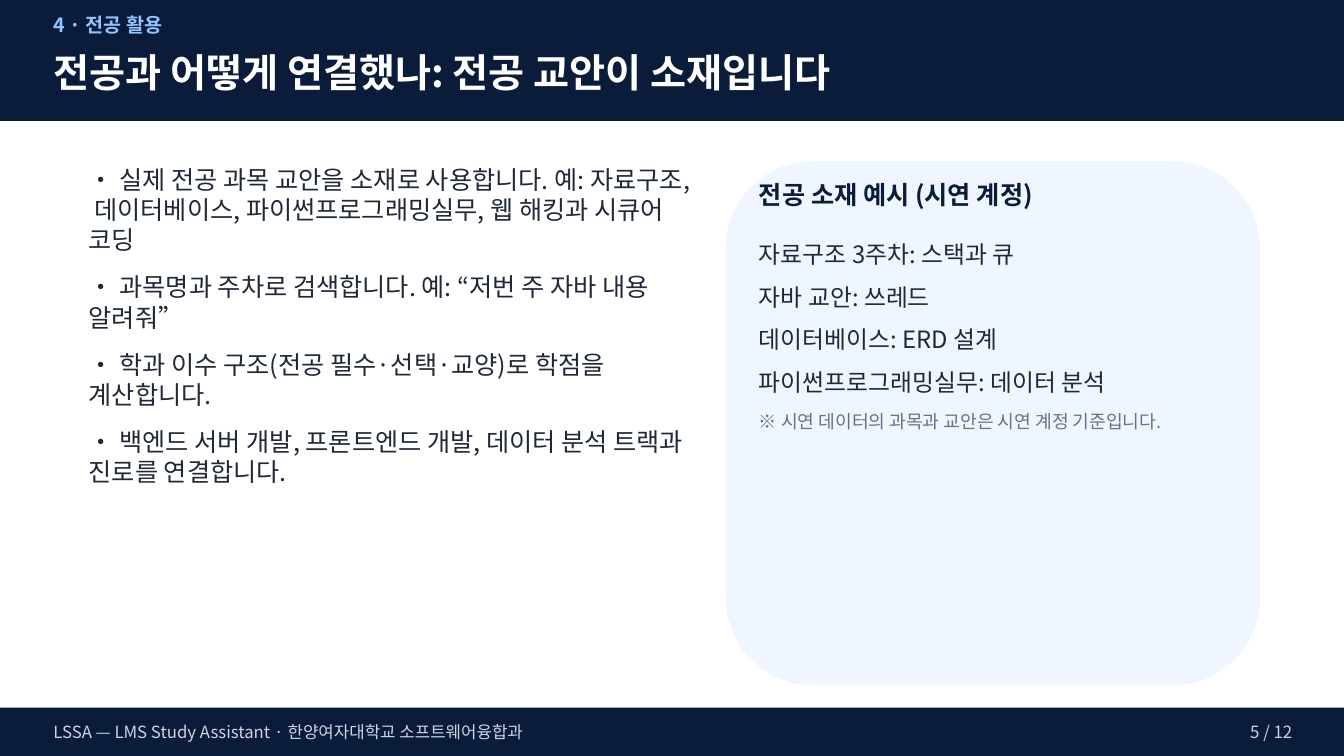
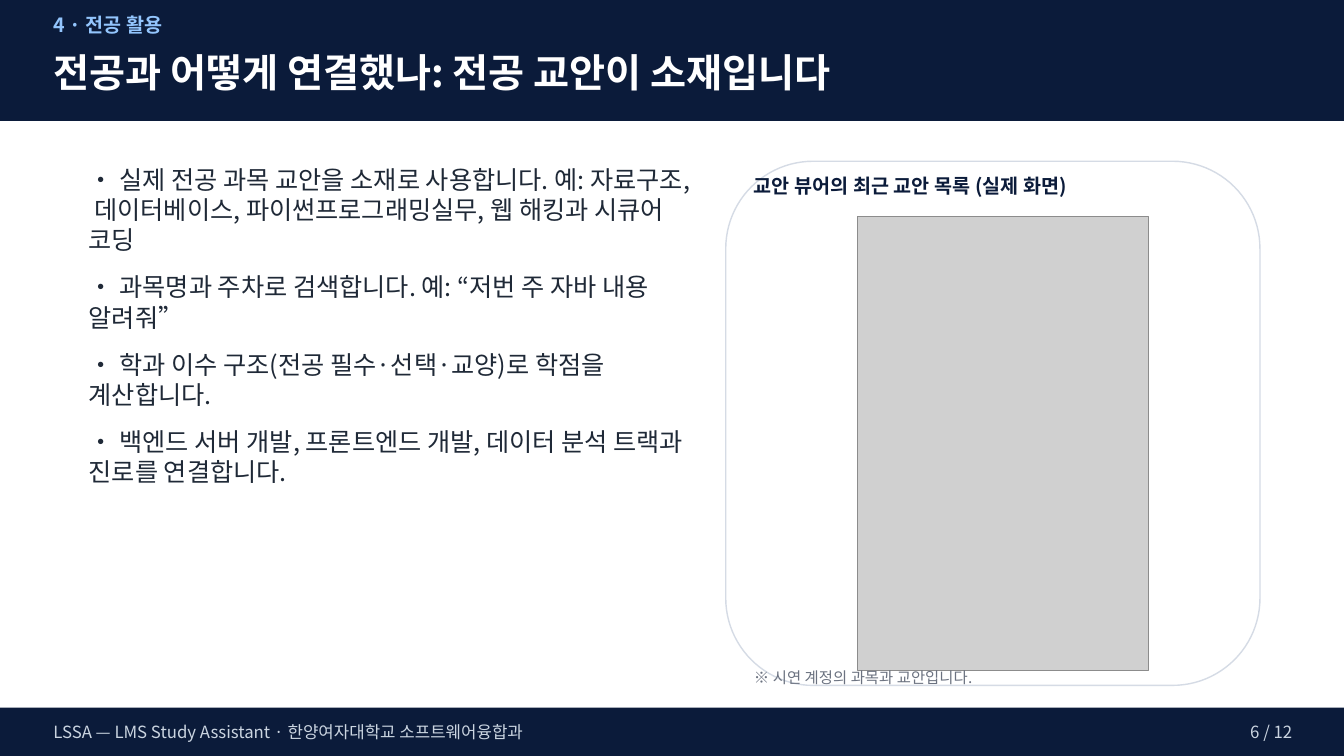
Before and after one commit to arlen-up/Study_assistance, a slide deck: slide 6 of docs/발표자료/최종/LSSA_심사_최종.pptx (slide 5 before the commit). Drawn at 1344x756 pixels with LibreOffice and Linux fonts; fonts in the diff are those of the drawing; grey boxes stand for pictures. Boxes give left, top, right and bottom in pixels: in the first picture for what was removed or moved away, otherwise in the second. Text is boxed around its words. In the diff, an @@ line names an element or a change of style, - is before the commit and + after.

```diff
--- a/docs/발표자료/최종/LSSA_심사_최종.pptx
+++ b/docs/발표자료/최종/LSSA_심사_최종.pptx
@@ rounded rectangle at [726,161,1260,686]: fill #EFF6FF to #FFFFFF; outline none to #D5DBE5 1 pt @@
@@ text added at [754,173,1067,197], 14 pt, text #0B1B3A, bold @@
+교안 뷰어의 최근 교안 목록 (실제 화면)
@@ text removed at [759,183,1033,209] @@
-전공 소재 예시 (시연 계정)
@@ picture added at [857,217,1148,670] @@
@@ text removed at [759,243,1161,430] @@
-자료구조 3주차: 스택과 큐
-자바 교안: 쓰레드
-데이터베이스: ERD 설계
-파이썬프로그래밍실무: 데이터 분석
-※ 시연 데이터의 과목과 교안은 시연 계정 기준입니다.
@@ text added at [773,668,973,685], 11 pt, text #6B7280 @@
+※ 시연 계정의 과목과 교안입니다.
@@ text at [1250,725,1293,738]: text changed @@
-5 / 12
+6 / 12
```
Also in this commit, not shown: 9 other slides changed, 2 other files.
